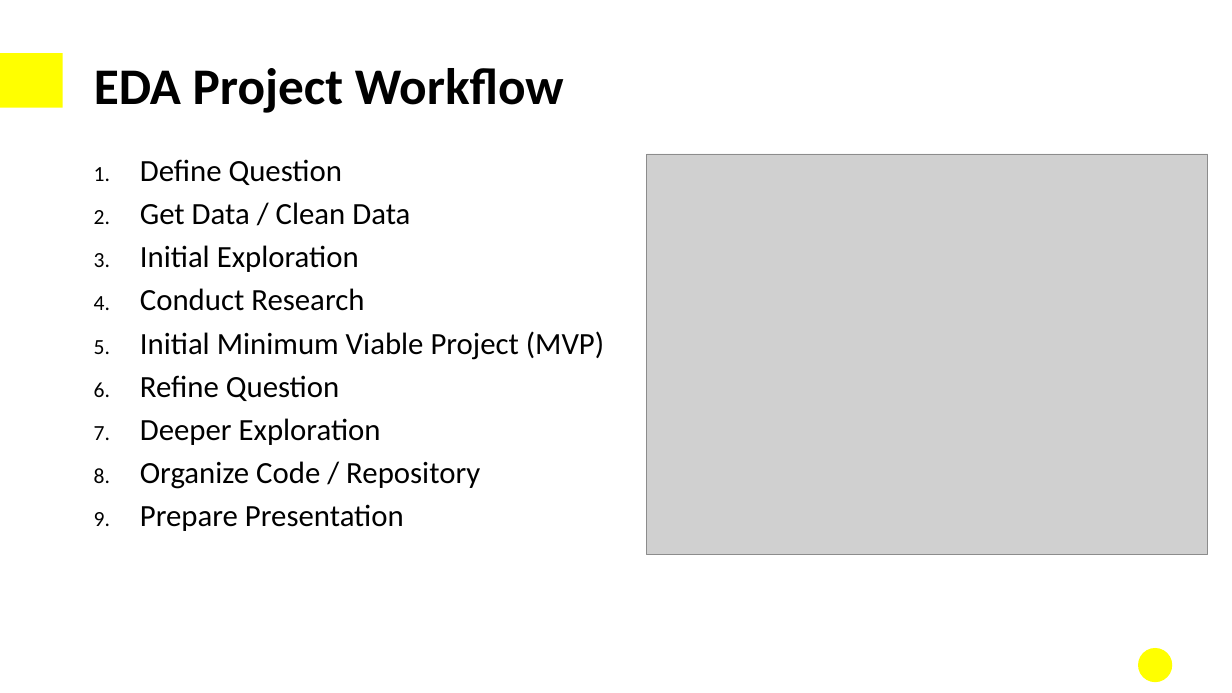
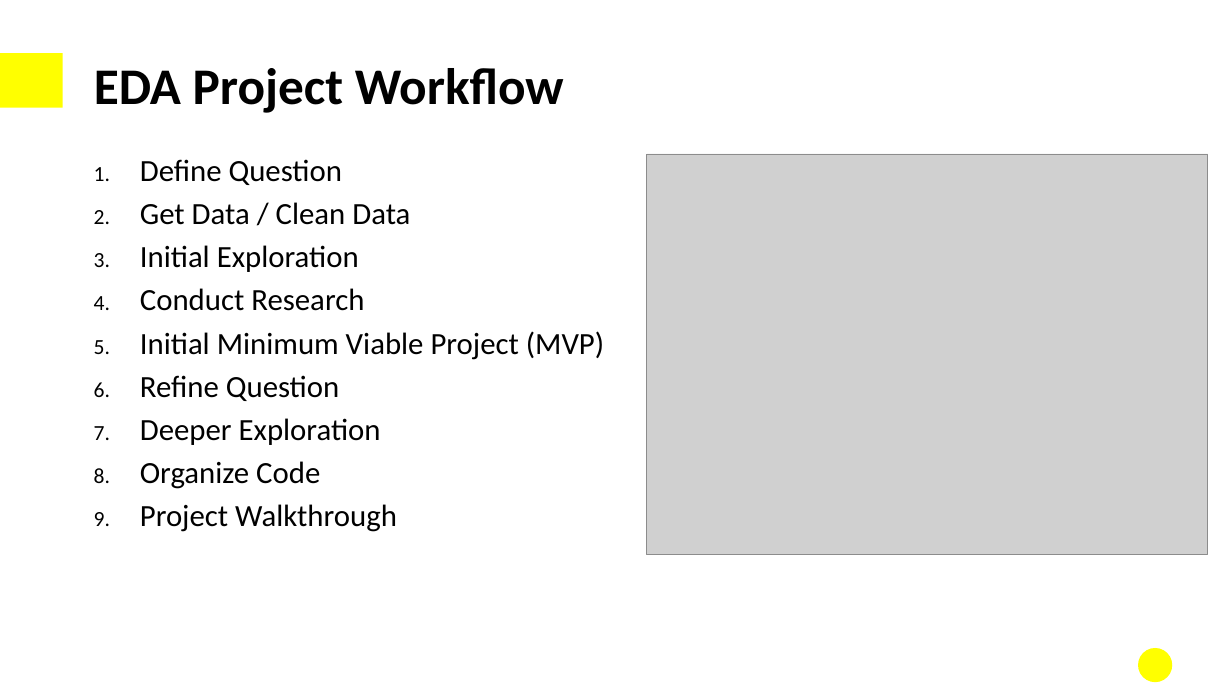
Before and after one commit to k2datascience/eda-example, a slide deck: slide 5 of Project_Intro.pptx. Drawn at 1232x693 pixels with LibreOffice and Linux fonts; fonts in the diff are those of the drawing; grey boxes stand for pictures; background and template pictures are left out. Boxes give left, top, right and bottom in pixels: in the first picture for what was removed or moved away, otherwise in the second. Text is boxed around its words. In the diff, an @@ line names an element or a change of style, - is before the commit and + after.

Commit message:
added readme presentation

```diff
--- a/Project_Intro.pptx
+++ b/Project_Intro.pptx
@@ text at <box>140,461,397,532</box>: text changed @@
-8. Organize Code / Repository
-9. Prepare Presentation
+8. Organize Code
+9. Project Walkthrough
```
Also in this commit, not shown: 12 other files.
